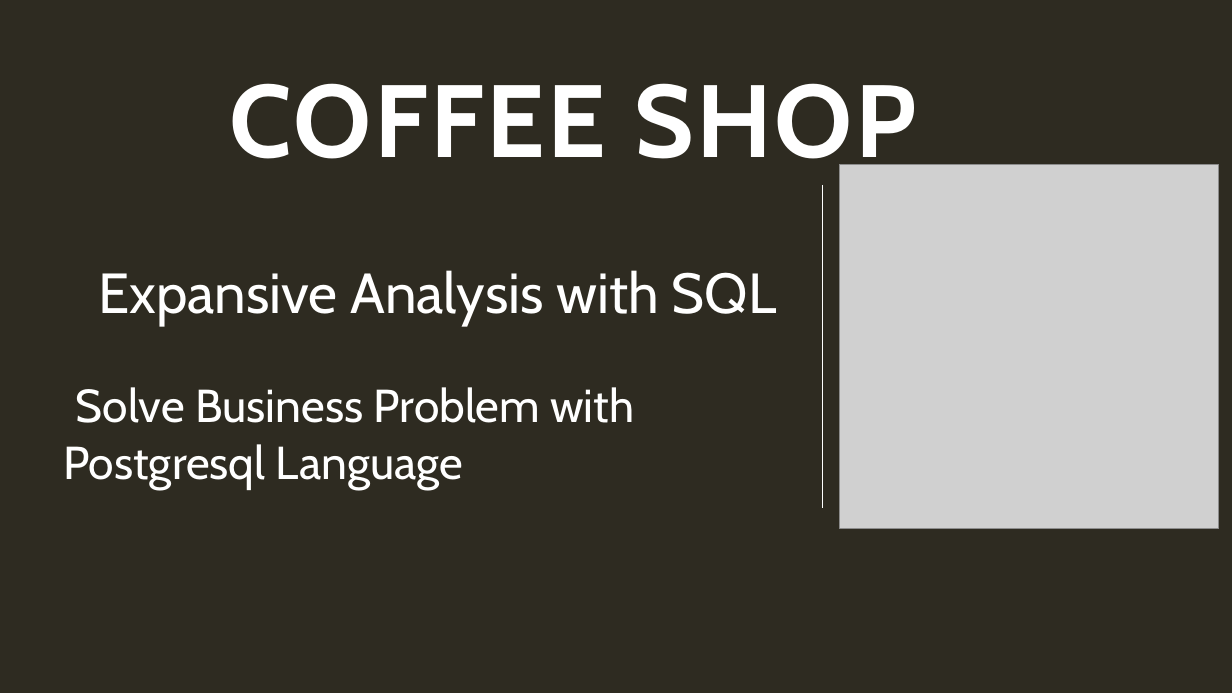
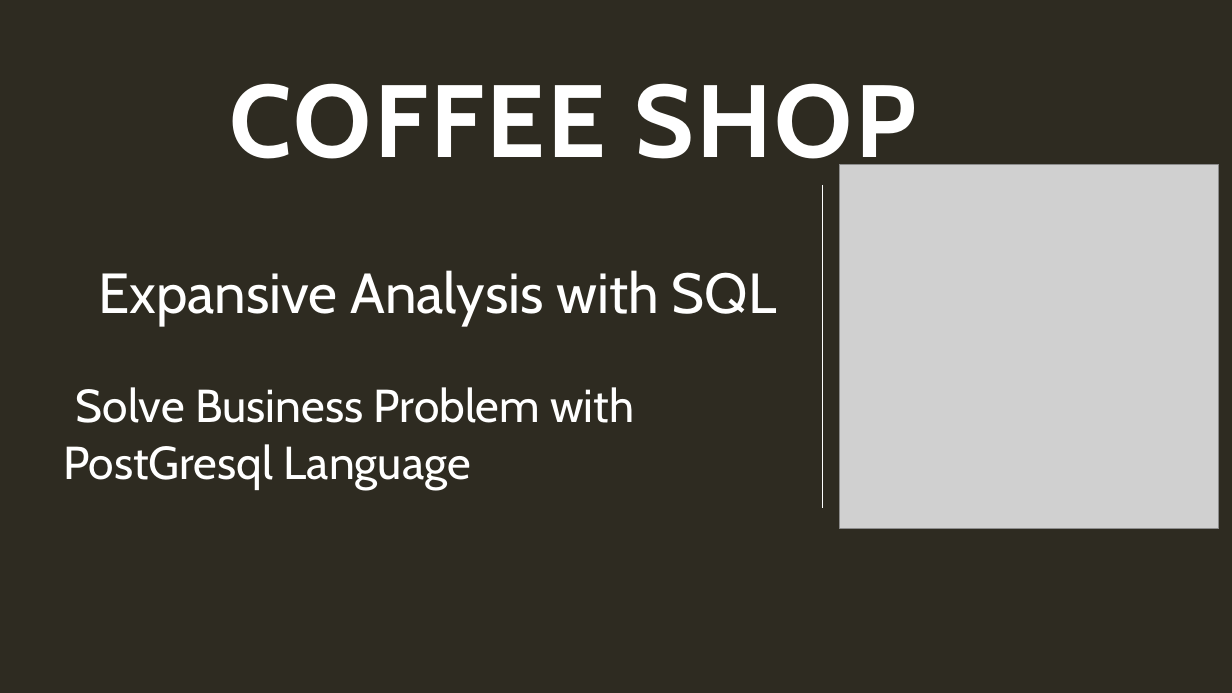
Before and after one commit to 960Subhamsingh/PostgreSQL, a slide deck: slide 1 of Coffee/coffee_shop.pptx. Drawn at 1232x693 pixels with LibreOffice and Linux fonts; fonts in the diff are those of the drawing; grey boxes stand for pictures; background and template pictures are left out. Boxes give left, top, right and bottom in pixels: in the first picture for what was removed or moved away, otherwise in the second. Text is boxed around its words. In the diff, an @@ line names an element or a change of style, - is before the commit and + after.

```diff
--- a/Coffee/coffee_shop.pptx
+++ b/Coffee/coffee_shop.pptx
@@ text at [63,387,634,490]: text changed @@
-Solve Business Problem with Postgresql Language
+Solve Business Problem with PostGresql Language
```
Also in this commit, not shown: 1 other slide changed, 2 other files.
